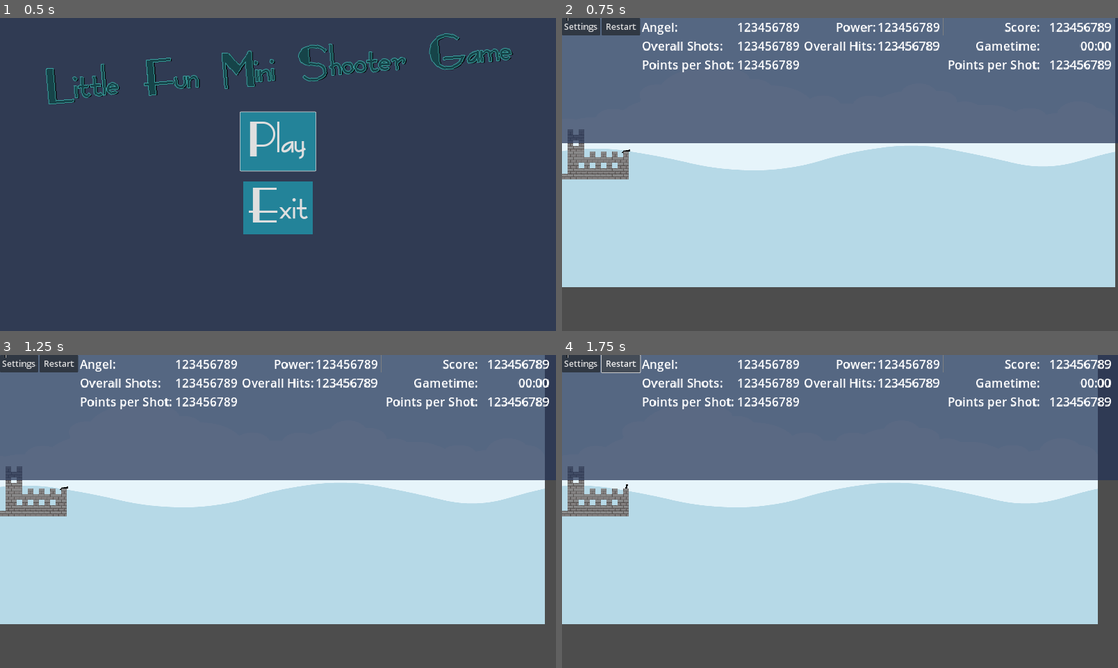
Above: before the commit, frames 1-4 (two rows, left to right).
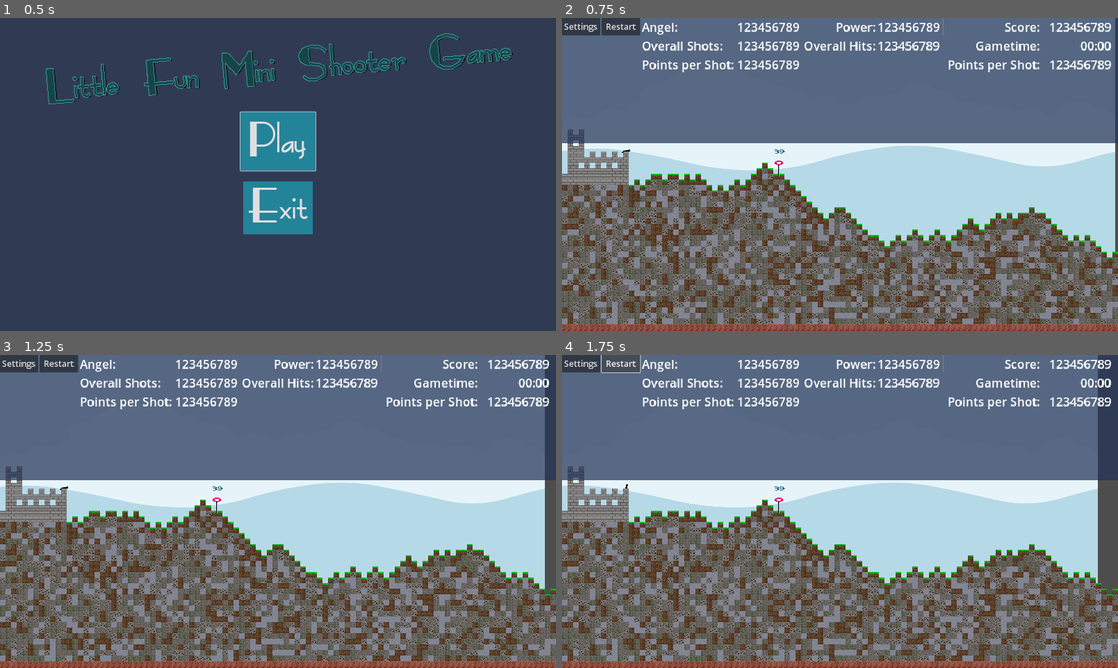
Above: after the commit, the same moments.

Repository: Coding-4Fun/Just4Fun_Mini_Shootergame
Game: Godot game, scene res://UI/MainMenuUI.tscn
The game is run twice, just before and just after one commit, with the same random seed, the same clock (stepped at 60 frames per second) and the same inputs.
Inputs:
- Up to frame 1 (0.5 s): no input
- Up to frame 2 (0.75 s): click "Play" at 0.5 s
- Up to frame 3 (1.25 s): no input
- Up to frame 4 (1.75 s): click "Restart" at 1.25 s

Frame 1 is identical in both runs. In frame 2, 38% of the frame differs, in the area x 0-100%, y 0-100%; in frame 3, 37%; in frame 4, 37%.
Error in both runs: Invalid assignment of property or key 'text' with value of type 'String' on a base object of type 'null instance'. (res://UI/IngameUI.gd:43)

Commit message:
Fix: Name of UI Node

Diff:
--- a/MainGame.tscn
+++ b/MainGame.tscn
@@ -35,7 +35,7 @@
 texture = ExtResource("10")
 centered = false
 
-[node name="Test" parent="." instance=ExtResource("5_y7iba")]
+[node name="InGameUI" parent="." instance=ExtResource("5_y7iba")]
 size_flags_horizontal = 3
 size_flags_vertical = 3
 
